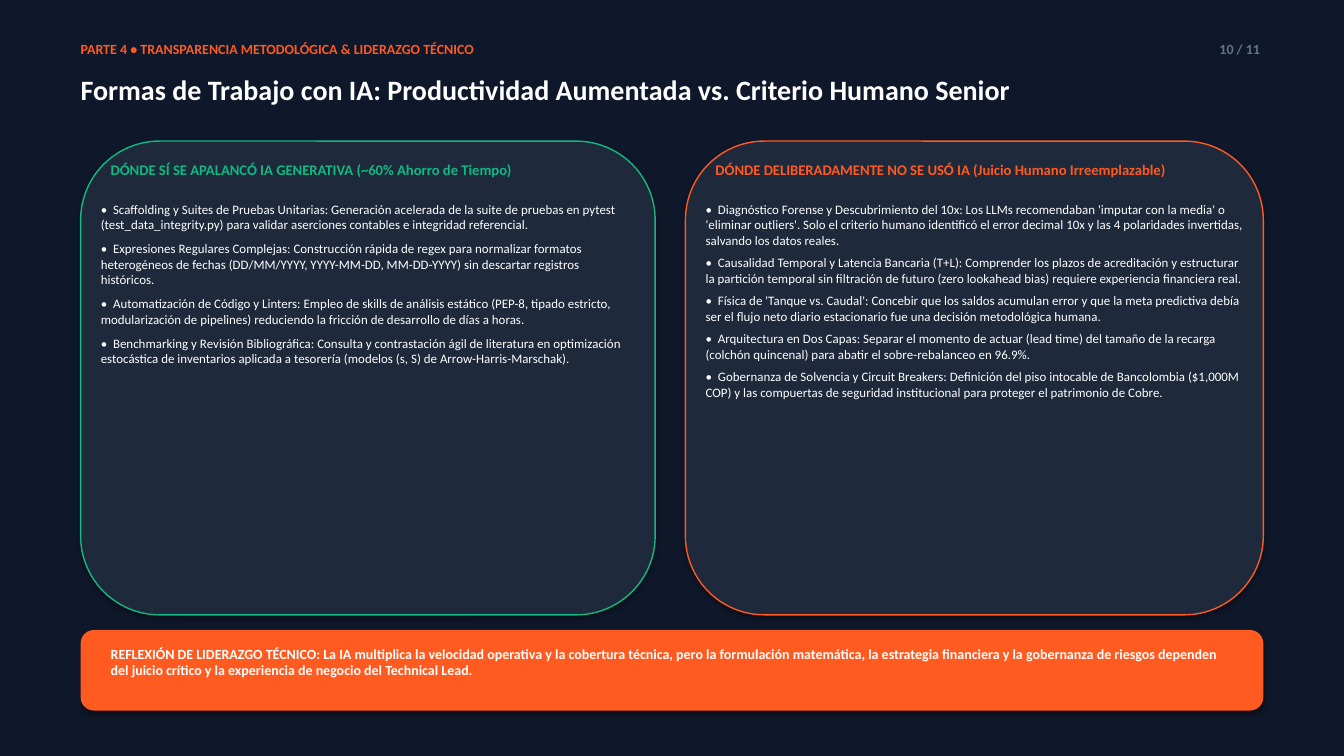
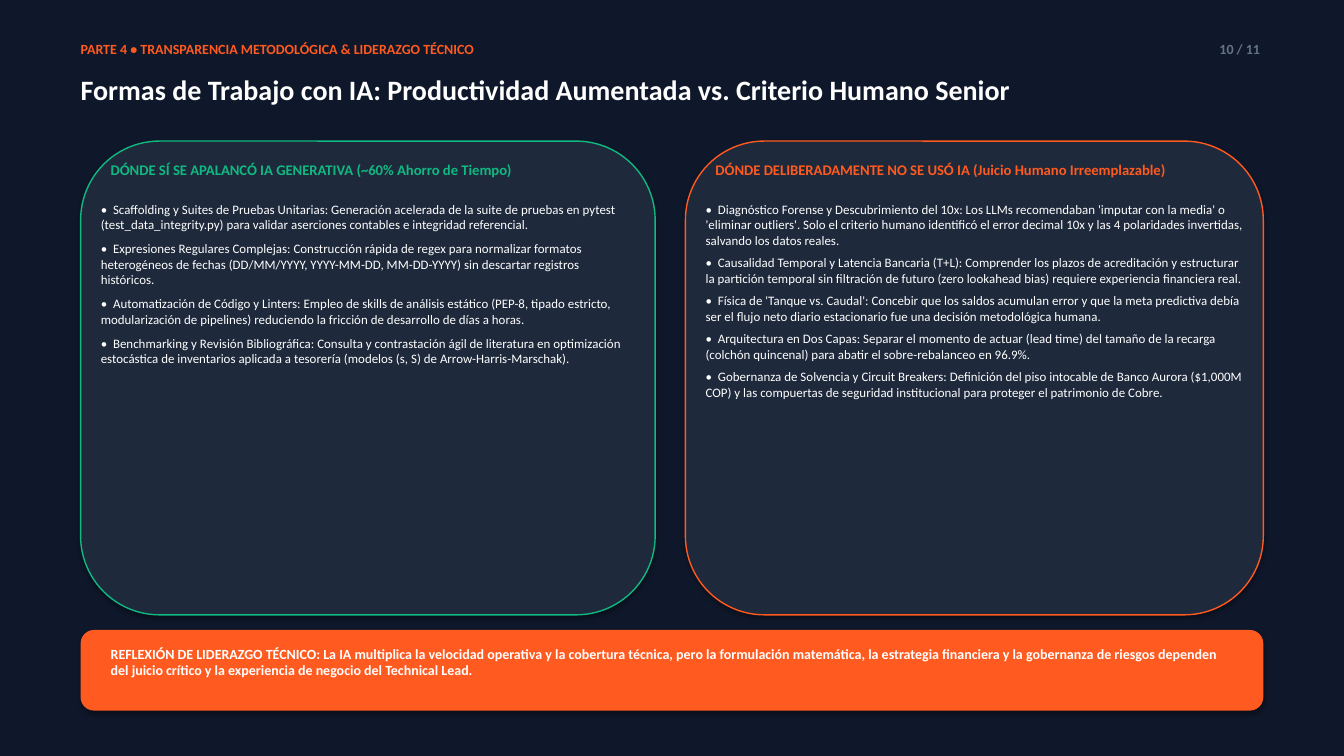
Before and after one commit to NicolasMndz/prueba-tecnica-cobre, a slide deck: slide 10 of presentacion_ejecutiva_tesoreria.pptx. Drawn at 1344x756 pixels with LibreOffice and Linux fonts; fonts in the diff are those of the drawing. Boxes give left, top, right and bottom in pixels: in the first picture for what was removed or moved away, otherwise in the second. Text is boxed around its words. In the diff, an @@ line names an element or a change of style, - is before the commit and + after.

```diff
--- a/presentacion_ejecutiva_tesoreria.pptx
+++ b/presentacion_ejecutiva_tesoreria.pptx
@@ text at bbox=[706, 372, 1242, 399]: text changed @@
-• Gobernanza de Solvencia y Circuit Breakers: Definición del piso intocable de Bancolombia ($1,000M COP) y las compuertas de seguridad institucional para proteger el patrimonio de Cobre.
+• Gobernanza de Solvencia y Circuit Breakers: Definición del piso intocable de Banco Aurora ($1,000M COP) y las compuertas de seguridad institucional para proteger el patrimonio de Cobre.
```
Also in this commit, not shown: 6 other slides changed, 3 other files.
